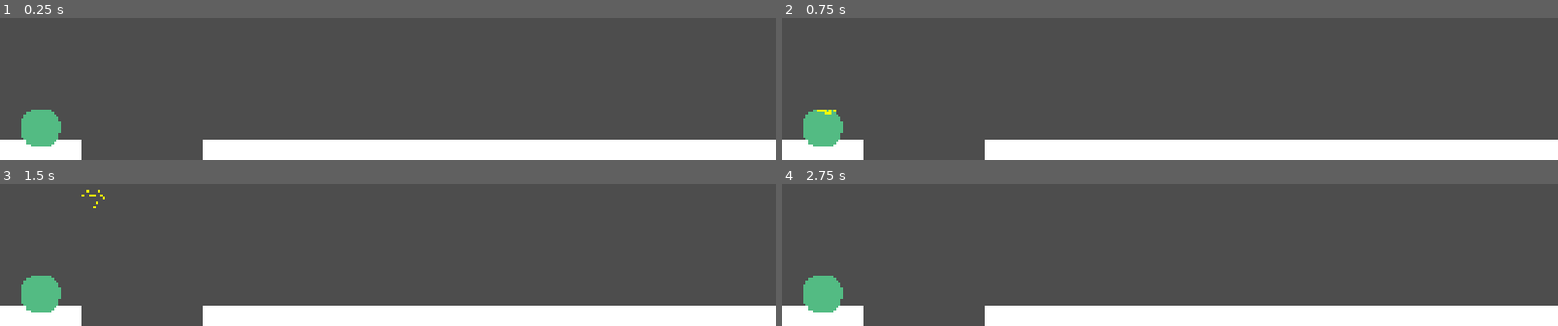
Above: before the commit, frames 1-4 (two rows, left to right).
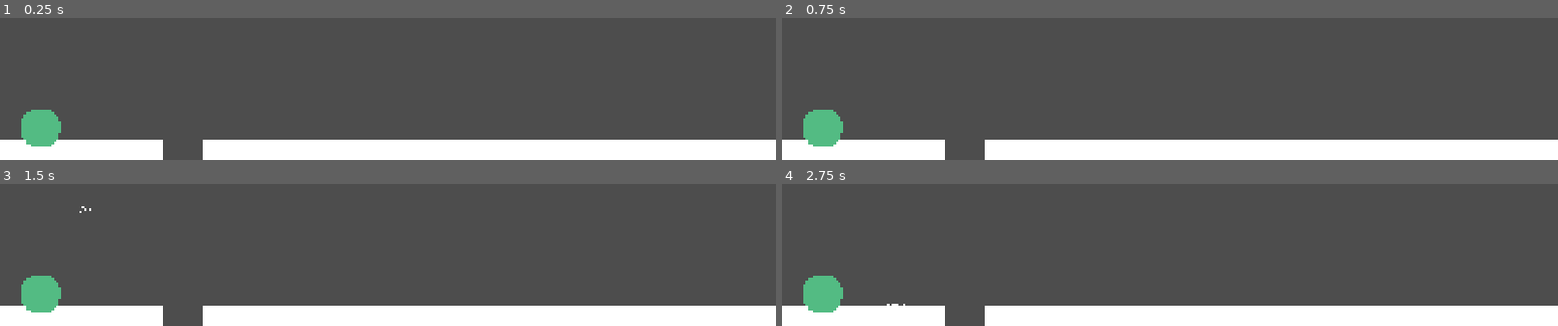
Above: after the commit, the same moments.

Repository: jt095/Particle-Miner
Game: Godot game, scene res://scenes/main.tscn
Same seed, same stepped clock (60 frames per second), same inputs: the game is played once before the commit and once after it.
Inputs (mouse positions are in pixels of both pictures, inside the frame that each line leads up to):
- Up to frame 1 (0.25 s): no input
- Up to frame 2 (0.75 s): tap Enter at 0.5 s; move the mouse to (820, 127) at 0.52 s; tap B at 0.6 s; click (820, 127) at 0.67 s
- Up to frame 3 (1.5 s): tap Space at 1.25 s; move the mouse to (outside the picture) at 1.27 s; tap B at 1.35 s; click (outside the picture) at 1.42 s
- Up to frame 4 (2.75 s): move the mouse to (outside the picture) at 2.02 s; tap B at 2.1 s; click (outside the picture) at 2.17 s

The runs differ from the first frame. In frame 1, 1.5% of the frame differs, in the area x 10-21%, y 85-100%; in frame 2, 1.5%; in frame 3, 1.6%, in the area x 10-21%, y 4-100%; in frame 4, 1.5%.

Commit message:
Switched to non-physics approach

Diff:
--- /dev/null
+++ b/global_vars.gd
@@ -0,0 +1,3 @@
+extends Node
+
+const grid_size = 4
--- a/pile.gd
+++ /dev/null
@@ -1,20 +0,0 @@
-extends RigidBody2D
-
-@export var particles: Array[RigidBody2D] = []
-#var
-
-func add_particle(particle: RigidBody2D):
-	# first particle in pile
-	if len(particles) == 0:
-		for child in get_children():
-			if child is Polygon2D:
-				$Polygon2D.polygon = child.polygon
-				$Polygon2D.color = child.polygon.color
-			if child is CollisionPolygon2D:
-				$CollisionPolygon2D.polygon = child.polygon
-
-	# add to pile
-	#else:
-
-
-	particles.append(particle)
--- a/project.godot
+++ b/project.godot
@@ -15,6 +15,10 @@
 config/features=PackedStringArray("4.4", "GL Compatibility")
 config/icon="res://icon.svg"
 
+[autoload]
+
+GlobalVars="*res://global_vars.gd"
+
 [display]
 
 window/size/viewport_width=1920
--- /dev/null
+++ b/scenes/block.tscn
@@ -0,0 +1,6 @@
+[gd_scene load_steps=2 format=3 uid="uid://b3pg5kq2vb0io"]
+
+[ext_resource type="Script" uid="uid://cxnvmap7wdk6f" path="res://scripts/block.gd" id="1_8r6n6"]
+
+[node name="Block" type="Node2D"]
+script = ExtResource("1_8r6n6")
--- /dev/null
+++ b/scenes/particle.tscn
@@ -0,0 +1,28 @@
+[gd_scene load_steps=3 format=3 uid="uid://q2kkougpqxb0"]
+
+[ext_resource type="Script" uid="uid://cudsajftuooqv" path="res://scripts/particle.gd" id="1_jw3tu"]
+
+[sub_resource type="RectangleShape2D" id="RectangleShape2D_jw3tu"]
+size = Vector2(4, 4)
+
+[node name="Particle" type="Node2D"]
+script = ExtResource("1_jw3tu")
+
+[node name="Polygon2D" type="Polygon2D" parent="."]
+position = Vector2(-2, -2)
+polygon = PackedVector2Array(0, 0, 4, 0, 4, 4, 0, 4)
+
+[node name="Area2D" type="Area2D" parent="."]
+
+[node name="CollisionShape2D" type="CollisionShape2D" parent="Area2D"]
+shape = SubResource("RectangleShape2D_jw3tu")
+
+[node name="Timer" type="Timer" parent="."]
+
+[node name="FallTimer" type="Timer" parent="."]
+
+[connection signal="area_entered" from="Area2D" to="." method="_on_area_2d_area_entered"]
+[connection signal="body_entered" from="Area2D" to="." method="_on_area_2d_body_entered"]
+[connection signal="body_exited" from="Area2D" to="." method="_on_area_2d_body_exited"]
+[connection signal="timeout" from="Timer" to="." method="_on_timer_timeout"]
+[connection signal="timeout" from="FallTimer" to="." method="_on_fall_timer_timeout"]
--- /dev/null
+++ b/scenes/pile.tscn
@@ -0,0 +1,10 @@
+[gd_scene load_steps=2 format=3 uid="uid://cxmpjfk6tytlp"]
+
+[ext_resource type="Script" uid="uid://6y815mqpe68b" path="res://scripts/pile.gd" id="1_k74nx"]
+
+[node name="Pile" type="RigidBody2D"]
+script = ExtResource("1_k74nx")
+
+[node name="CollisionPolygon2D" type="CollisionPolygon2D" parent="."]
+
+[node name="Polygon2D" type="Polygon2D" parent="."]
--- a/scenes/rock.tscn
+++ b/scenes/rock.tscn
@@ -1,6 +1,6 @@
 [gd_scene load_steps=3 format=3 uid="uid://c6rq1ro586n2x"]
 
-[ext_resource type="Script" uid="uid://0dvnk7q7btyl" path="res://scenes/rock.gd" id="1_1di36"]
+[ext_resource type="Script" uid="uid://0dvnk7q7btyl" path="res://scripts/rock.gd" id="1_1di36"]
 
 [sub_resource type="CircleShape2D" id="CircleShape2D_t8sxr"]
 radius = 50.0
--- a/scenes/sand.tscn
+++ b/scenes/sand.tscn
@@ -14,3 +14,5 @@
 [node name="Polygon2D" type="Polygon2D" parent="."]
 
 [node name="CollisionPolygon2D" type="CollisionPolygon2D" parent="."]
+
+[connection signal="body_entered" from="." to="." method="_on_body_entered"]
--- /dev/null
+++ b/scripts/block.gd
@@ -0,0 +1,11 @@
+extends Node2D
+# custom object to keep track of blocks when in a pile
+# Object and coordinates as properties
+var obj : RigidBody2D
+var x_pos : int
+var y_pos : int
+
+func _init(obj: Object, x_pos: int, y_pos: int):
+	self.obj = obj
+	self.x_pos = x_pos
+	self.y_pos = y_pos
--- a/scripts/conveyor_belt.gd
+++ b/scripts/conveyor_belt.gd
@@ -3,6 +3,7 @@
 @export var width: float = 1
 @export var height: float = 1
 @export var direction: int = 1
+@export var conveyor_speed: float = 2000
 var friction = 1.0
 
 func _ready():
@@ -12,7 +13,7 @@
 	$CollisionShape2D.shape = RectangleShape2D.new()
 	$CollisionShape2D.shape.extents = Vector2(width / 2, abs(height) / 2)  # Half-width and height extended from the middle
 	$CollisionShape2D.one_way_collision = true
-	$CollisionShape2D.one_way_collision_margin = 10 # 10px
+	$CollisionShape2D.one_way_collision_margin = 20 # 10px
 
 	# Create the color for the block
 	var points = [
--- a/scripts/draw_conveyor_belt.gd
+++ b/scripts/draw_conveyor_belt.gd
@@ -5,8 +5,9 @@
 var end_position = Vector2()
 var is_drawing = false  # Flag to track if we're currently drawing
 var block_preview: ColorRect = null  # A ColorRect to show the drawing preview
-var block_height = 15 # hard code the height
+var block_height = 16 # hard code the height
 var conveyor_belt_scene = preload("res://scenes/conveyor_belt.tscn")
+var grid_size = GlobalVars.grid_size
 
 func _ready():
 	# Initialize the block preview ColorRect
@@ -52,6 +53,6 @@
 	else:
 		block.direction = 1
 	# Set the position of the block
-	block.position = start_position + Vector2(sign(end_position.x - start_position.x)*block_width/2, abs(block_height) / 2)
+	block.position = snapped(start_position, Vector2(grid_size, grid_size)) + snapped(Vector2(sign(end_position.x - start_position.x)*block_width/2, abs(block_height) / 2), Vector2(grid_size, grid_size))
 	# Add the block to the scene
 	add_child(block)
--- a/scripts/main.gd
+++ b/scripts/main.gd
@@ -8,20 +8,25 @@
 var drawing_conveyor = false
 
 func _ready():
+	#var sand_scene = get_tree().root.get_node("sand_scene")
+	#sand_scene.connect("add_scene_to_main", _on_add_scene_to_main)
 	create_ground([
-		Vector2(0, 1030),
+		Vector2(0, 1028),
 		Vector2(0, 1080),
-		Vector2(200, 1080),
-		Vector2(200, 1030)
+		Vector2(400, 1080),
+		Vector2(400, 1028)
 	])
 
 	create_ground([
-		Vector2(500, 1030),
+		Vector2(500, 1028),
 		Vector2(500, 1080),
 		Vector2(1920, 1080),
-		Vector2(1920, 1030)
+		Vector2(1920, 1028)
 	])
 	create_rock()
+
+#func _on_add_scene_to_main():
+	#print("adding pile")
 
 func create_rock():
 	var rock = rock_scene.instantiate()
--- /dev/null
+++ b/scripts/particle.gd
@@ -0,0 +1,200 @@
+extends Node2D
+
+## Maximum speed at which the particle can fall.
+const TERMINAL_VELOCITY = 700
+
+
+var gravity_val: int = ProjectSettings.get("physics/2d/default_gravity")
+@export var size = 4 #px
+var grid_size = GlobalVars.grid_size
+var threshold_velocity = 0.1
+var spawn_direction: Vector2
+var launch_speed: float
+var spawned: bool = false
+var min_angle: float = -80.0
+var max_angle: float = -77.0
+var launch_speed_min: float = 40000.0
+var launch_speed_max: float = 41000.0
+
+var velocity = Vector2(0,0)
+
+var on_conveyor: bool = false
+var conveyor_direction: int = 0
+var conveyor_speed: float = 0
+var on_ground: bool = false
+var is_falling: bool = true
+var is_moving: bool = false
+var move_speed: float = 0
+
+var land_position: Vector2
+var has_landed: bool = false
+var viewport_rect: Rect2
+var tried_above: bool = false
+var flag_for_swap: bool = false
+
+func _ready():
+	viewport_rect = get_viewport_rect()
+	#var points = [
+			#Vector2(0, 0),
+			#Vector2(size, 0),
+			#Vector2(size, size),
+			#Vector2(0, size)
+		#]
+	#$Polygon2D.polygon = points
+	#$Polygon2D.color = Color("Yellow", .9)  # white
+	#var col = CollisionPolygon2D.new()
+	#col.polygon = points
+	$Area2D.add_to_group("Particle")
+	#$Area2D.add_child(col)
+	spawn_direction = generate_random_direction()
+	launch_speed = randf_range(launch_speed_min, launch_speed_max)
+	$Timer.wait_time = 0.1
+	$Timer.one_shot = true
+	$Timer.start()
+
+	$FallTimer.wait_time = 0.2
+	$FallTimer.start()
+
+func _physics_process(delta: float) -> void:
+	if not spawned:
+		launch(delta)
+
+	if is_falling:
+		# Ray cast to find stop position
+		var space_state = get_world_2d().direct_space_state
+		var collision_query = PhysicsRayQueryParameters2D.create(global_position, global_position + velocity)
+		collision_query.collide_with_areas = true
+		var collision_result = space_state.intersect_ray(collision_query)
+		if collision_result:
+			land_position = collision_result["position"]
+
+	if on_conveyor:
+		velocity.x = conveyor_speed * conveyor_direction * delta
+	if is_falling:
+		velocity.y = minf(TERMINAL_VELOCITY, velocity.y + gravity_val * delta)
+
+	if velocity.length() > 0:
+		is_moving = true
+	else:
+		# If the object stops moving, start the timer to check if it stays stopped
+		if is_moving:
+			is_moving = false
+			$Timer.start()
+
+
+	position += velocity * delta
+
+	if not viewport_rect.has_point(global_position):
+		queue_free()  # Delete this object if it's off-screen
+		print("deleted")
+
+func has_overlap():
+	print($Area2D.has_overlapping_areas() or $Area2D.has_overlapping_bodies())
+	return $Area2D.has_overlapping_areas() or $Area2D.has_overlapping_bodies()
+
+func launch(delta: float):
+	var launch_vel = spawn_direction * launch_speed * delta
+	velocity = spawn_direction * launch_speed * delta
+	spawned = true
+
+func generate_random_direction():
+	# Generate a random angle in the specified range (in radians)
+	var angle = deg_to_rad(randf_range(min_angle, max_angle))
+	# Calculate the direction vector from the random angle
+	var direction = Vector2(cos(angle), sin(angle))  # Direction vector
+	# Apply the force to the Body
+	return direction
+
+
+func snap(pos: Vector2):
+	pos.x = snappedf(pos.x, grid_size) - grid_size / 2
+	pos.y = snappedf(pos.y, grid_size) - grid_size / 2
+	global_position = pos
+	velocity = Vector2(0,0)
+
+func _on_area_2d_body_entered(body):
+	if body.is_in_group("Ground"):
+		snap(land_position)
+		is_falling = false
+		#on_ground = true
+
+	if body.is_in_group("Conveyor"):
+		snap(land_position)
+		is_falling = false
+		#on_ground = false
+		on_conveyor = true
+		conveyor_direction = body.direction
+		conveyor_speed = body.conveyor_speed
+
+func _on_area_2d_body_exited(body):
+	if body.is_in_group("Conveyor"):
+		print("off conveyor")
+		on_conveyor = false
+		on_ground = false
+		is_falling = true
+
+func _on_area_2d_area_entered(area):
+	if area.is_in_group("Particle"):
+		if on_conveyor or on_ground:
+			return
+		var particle = area.get_parent()
+		if particle.on_ground or particle.on_conveyor:
+			is_falling = false
+
+			if particle.on_ground:
+				snap(land_position)
+
+			if particle.on_conveyor:
+				snap(land_position)
+				conveyor_direction = particle.conveyor_direction
+				conveyor_speed = particle.conveyor_speed
+
+
+func _on_timer_timeout():
+	if velocity.length() == 0:
+		for b in $Area2D.get_overlapping_areas():
+			if b.global_position == global_position:
+				print("I shuold move, in same spot as: ", b)
+				var empty_spot = find_empty_spot()
+				if empty_spot != Vector2(0,0):
+					global_position = empty_spot
+				else:
+					print("No empty spots found")
+
+func _on_fall_timer_timeout():
+	if velocity.length() == 0 and not on_ground:
+		var below = Vector2(global_position.x, global_position.y + grid_size )
+		if not is_occupied(below):
+			print("nothing below me")
+			is_falling = true
+		else:
+			on_ground = true
+
+
+# Function to check if a position is occupied
+func is_occupied(position: Vector2) -> bool:
+	var space_state = get_world_2d().direct_space_state
+	var point_query = PhysicsPointQueryParameters2D.new()
+	point_query.collide_with_areas = true
+	point_query.position = position
+	var query = space_state.intersect_point(point_query)
+	if query.size() > 0:
+		#print(query)
+		pass
+	return query.size() > 0  # Returns true if there's a collision (i.e., position is occupied)
+
+# Function to search for an empty spot
+func find_empty_spot() -> Vector2:
+	var search_radius = 8
+	var start_position = global_position
+
+	for x in range(-search_radius, search_radius + 1, grid_size):
+		for y in range(-search_radius, search_radius + 1, grid_size):
+			#print(x,",", y)
+			var target_position = Vector2(start_position.x + x, start_position.y + y)
+			print(target_position)
+			# Check if the target position is free of collisions
+			if not is_occupied(target_position):
+				return target_position  # Return the first empty spot found
+
+	return Vector2(0,0)  # Return null if no empty spot was found
--- a/scripts/particle_spawner.gd
+++ b/scripts/particle_spawner.gd
@@ -3,8 +3,9 @@
 
 # Preload the grain scene (to save time)
 var sand_scene = preload("res://scenes/sand.tscn")
+var particle_scene = preload("res://scenes/particle.tscn")
 
-@export var max_num_grains: int = 100
+@export var max_num_grains: int = 10
 @export var direction: Vector2 = Vector2(1,1)
 var min_force_strength: float = 500.0  # The strength of the force
 var max_force_strength: float = 600.0  # The strength of the force
@@ -14,14 +15,15 @@
 func _ready():
 	# Create grains of sand with random velocities
 	for i in range(randi_range(1,max_num_grains)):
-		var grain = sand_scene.instantiate()  # Create a new grain instance
+		var grain = particle_scene.instantiate()  # Create a new grain instance
 		add_child(grain)  # Add the grain to the scene so it appears
-		grain.apply_force(generate_random_direction() * randf_range(min_force_strength, max_force_strength))
+		#grain.apply_force(generate_random_direction() * randf_range(min_force_strength, max_force_strength))
+
 
 func generate_random_direction():
 	# Generate a random angle in the specified range (in radians)
 	var angle = deg_to_rad(randf_range(min_angle, max_angle))
 	# Calculate the direction vector from the random angle
-	var direction = Vector2(cos(angle), sin(angle))  # Direction vector
+	direction = Vector2(cos(angle), sin(angle))  # Direction vector
 	# Apply the force to the Body
 	return direction
--- /dev/null
+++ b/scripts/pile.gd
@@ -0,0 +1,76 @@
+extends RigidBody2D
+var block_script = preload("res://scripts/block.gd")
+var blocks: Array[Node2D] = []
+#var
+
+func _ready():
+	add_to_group("Pile")
+
+
+func add_particle(particle: RigidBody2D, direction: Vector2):
+	var main_scene = particle.get_tree().root.get_node("Main")
+	var new_points: PackedVector2Array
+	# first particle in pile
+	if len(blocks) == 0:
+		for child in particle.get_children():
+			if child is Polygon2D:
+				$Polygon2D.polygon = child.polygon
+				$Polygon2D.color = Color("Blue")
+			if child is CollisionPolygon2D:
+				$CollisionPolygon2D.polygon = child.polygon
+
+		var block = block_script.new(particle, 0, 0)
+		blocks.append(block)
+		position = particle.global_position
+		particle.queue_free()
+
+	# add to pile
+	else:
+		for child in particle.get_children():
+			if child is Polygon2D:
+				new_points = child.polygon
+
+		# shift by direction
+		for p in new_points:
+			p *= direction
+
+		var block = block_script.new(particle, direction.x, direction.y)
+		blocks.append(block)
+		$Polygon2D.polygon += new_points
+		$CollisionPolygon2D.polygon += new_points
+		particle.queue_free()
+		print(blocks)
+
+	if not find_parent("Main"):
+		main_scene.add_child(self)
+
+#func _physics_process(_delta):
+	#for collider in get_colliding_bodies():
+		#if collider.is_in_group("Pile"):
+			#
+			#
+#func combine_with_pile(collider: RigidBody2D):
+#
+	#var direction_vector: Vector2
+#
+	## attach to the right
+	#if position.x > collider.position.x:
+		#direction_vector = Vector2(sand_size, 1)
+		#
+		##shape[0] = shape[0] + Vector2(-2, 0)
+		##shape[1] = shape[1] + Vector2(-2, 0)
+		#
+	## attach to left
+	#elif position.x < collider.position.x:
+		#direction_vector = Vector2(-2, 1)
+		##shape[2] = shape[2] + Vector2(2, 0)
+		##shape[3] = shape[3] + Vector2(2, 0)
+		#
+	## attach above
+	#elif position.y < collider.position.y:
+		#direction_vector = Vector2(1, -2)
+		##shape[0] = shape[0] + Vector2(0, -2)
+		##shape[3] = shape[3] + Vector2(0, -2)
+		#
+	#collider.add_particle(self, direction_vector)
+	#
--- a/scenes/rock.gd
+++ b/scripts/rock.gd
@@ -6,7 +6,7 @@
 	z_index = 10
 
 # This function is called when any input event happens on the Area2D
-func _input_event(viewport, event, shape_idx):
+func _input_event(_viewport, event, _shape_idx):
 	if event is InputEventMouseButton and event.button_index == MOUSE_BUTTON_LEFT and event.pressed:
 		var particle_system_scene_instance = particle_system_scene.instantiate()
 		particle_system_scene_instance.z_index = 0
--- a/scripts/sand.gd
+++ b/scripts/sand.gd
@@ -3,54 +3,47 @@
 var sand_size = 4 #area in pixels
 var on_conveyor = false
 var on_ground = false
-var move_force = 50
+var conveyor_speed = 50
 var conveyor_direction: int = 1 # direction dictated by conveyor
 var viewport_rect: Rect2
 var snapped = false
+var velocity_threshold = 10
+var pile_scene = preload("res://scenes/pile.tscn")
+var sand_scene = preload("res://scenes/sand.tscn")
+var is_pile_root = true
+var centroid
+
+signal add_scene_to_main
 
 func _ready():
 	# Create the ground (visual representation)
 	# Get the current camera (if there is one in the scene)
 	viewport_rect = get_viewport_rect()
-	self.add_to_group("Sand")
-	self.gravity_scale = 1
-	self.physics_material_override.friction = .75
-	self.physics_material_override.bounce = 0
-	self.lock_rotation = false
-	self.mass = 0.01
-	self.contact_monitor = true
-	self.max_contacts_reported = 4
-
-	#var pin_positions = [
-		#Vector2(-(sand_size/2), 0),
-		#Vector2(0, -(sand_size/2)),
-		#Vector2((sand_size/2), 0),
-		#Vector2(0, (sand_size/2))
-	#]
-
-	#var pin = PinJoint2D.new()
-	#add_child(pin)
-	#pin.position = pin_positions[i]
-	#pin.node_a = self.get_path()
-
-
-	#for i in range(0,1):
-		#var pin = PinJoint2D.new()
-		#add_child(pin)
-		#pin.position = pin_positions[i]
-		#pin.node_a = self.get_path()
+	add_to_group("Sand")
+	gravity_scale = 1
+	physics_material_override.friction = 1
+	physics_material_override.absorbent = true
+	physics_material_override.rough = true
+	physics_material_override.bounce = 0
+	lock_rotation = false
+	mass = 0.01
+	contact_monitor = true
+	max_contacts_reported = 4
+	angular_damp = 5
 
 
 	var points = [
-		Vector2(-(sand_size/2), -(sand_size/2)),
-		Vector2(-(sand_size/2), (sand_size/2)),
-		Vector2(sand_size/2, sand_size/2),
-		Vector2(sand_size/2, -(sand_size/2))
+		Vector2(0,0),
+		Vector2(sand_size, 0),
+		Vector2(sand_size, sand_size),
+		Vector2(0, sand_size)
 	]
 	$Polygon2D.polygon = points
 	$Polygon2D.color = Color("YELLOW", .9)  # white
 	$CollisionPolygon2D.polygon = points
 	# Create the collision shape
+	#$CollisionShape2D.shape = RectangleShape2D.new()
+	#$CollisionShape2D.shape.extents = Vector2(sand_size/2, sand_size/2)
 
 func _physics_process(_delta) -> void:
 	# This method is called every physics frame to apply custom physics forces
@@ -58,54 +51,195 @@
 	if not viewport_rect.has_point(global_position):
 		queue_free()  # Delete this object if it's off-screen
 
-	for collider in get_colliding_bodies():
-		if collider.is_in_group("Conveyor"):
+	if on_conveyor:
+		linear_velocity.x = conveyor_speed * conveyor_direction
+
+	#if linear_velocity.x < velocity_threshold and linear_velocity.y < velocity_threshold:
+		#call_deferred("snap_to_grid")
+#
+	if linear_velocity.y >= velocity_threshold:
+		on_conveyor = false
+		on_ground = false
+		call_deferred("unsnap")
+
+func _on_body_entered(body):
+	var new_points: PackedVector2Array
+	if body.is_in_group("Sand"):
+		if not is_pile_root:
+			return
+		if (on_ground or on_conveyor) or (body.on_ground or body.on_conveyor):
+			for child in body.get_children():
+				if child is Polygon2D:
+					if len(child.polygon) > len($Polygon2D.polygon):
+						new_points = create_new_points(child, $Polygon2D)
+					else:
+						new_points = create_new_points($Polygon2D, child)
+
+
+			print("Creating new sand")
+			queue_free()
+			body.queue_free()
+			var pos = round_to_grid(global_position)
+			call_deferred("create_new_sand", new_points,pos)
+
+
+		if body.on_conveyor:
 			on_conveyor = true
-			call_deferred("snap_to_grid", collider)
-			apply_push_force(collider.direction) # Apply force when touching StaticBody2D
-			conveyor_direction = collider.direction
-		elif collider.is_in_group("Sand") and collider.on_conveyor and linear_velocity.y <= 0.1:
-			on_conveyor = true
-			call_deferred("snap_to_grid", collider)
-			apply_push_force(collider.conveyor_direction)
-		elif collider.is_in_group("Sand") and collider.on_ground and linear_velocity.y <= 0.1:
+			conveyor_direction = body.conveyor_direction
+			call_deferred("snap_to_grid")
+
+		if body.on_ground:
+			on_conveyor = false
 			on_ground = true
-			on_conveyor = false
-			call_deferred("snap_to_grid", collider)
-		elif collider.is_in_group("Ground"):
-			on_ground = true
-			on_conveyor = false
-			call_deferred("snap_to_grid", collider)
-			constant_force = Vector2(0, 0)
-		# moving again
-		elif linear_velocity.y >= 3:
-			on_ground = false
-			on_conveyor = false
-			call_deferred("unsnap")
-
-func apply_push_force(direction: int):
-	# Apply a linear velocity
-	linear_velocity = Vector2(direction * move_force, linear_velocity.y)
-
-func snap_to_grid(collider: Node2D):
+			call_deferred("snap_to_grid")
+
+	if body.is_in_group("Conveyor"):
+		on_conveyor = true
+		call_deferred("snap_to_grid")
+		conveyor_direction = body.direction
+
+	elif body.is_in_group("Ground"):
+		on_conveyor = false
+		on_ground = true
+		call_deferred("snap_to_grid")
+
+
+#func apply_push_force(direction: int):
+	## Apply a linear velocity
+	#linear_velocity = Vector2(direction * move_force, linear_velocity.y)
+
+func snap_to_grid():
 	if not snapped:
-		var pos = global_position
-		pos.x = round(pos.x / sand_size) * sand_size
-		pos.y = round(pos.y / sand_size) * sand_size
-		global_position = pos
 		rotation = 0
 		lock_rotation = true
 		snapped = true
 
-func snap_together(collider: RigidBody2D):
-	var pin_joint = PinJoint2D.new()
-	add_child(pin_joint)
-	pin_joint.node_a = self.get_path()
-	pin_joint.node_b = collider.get_path()
 
 func unsnap():
-	for child in get_children():
-		if child is PinJoint2D:
-			child.queue_free()
 	lock_rotation = false
 	snapped = false
+
+func start_pile():
+	var pile = pile_scene.instantiate()
+	pile.add_particle(self, Vector2(0,0))
+
+func round_to_grid(pos: Vector2):
+	var x = round(pos.x / sand_size) * sand_size
+	var y = round(pos.y / sand_size) * sand_size
+	var new = Vector2(x, y)
+	return Vector2(x, y)
+
+func add_unique_vector(u: Dictionary, v: Vector2):
+	if not u.has(v):
+		u[v] = true
+
+
+func create_new_points(base_polygon: Polygon2D, collider_polygon: Polygon2D):
+	var this_rounded_pos = round_to_grid(base_polygon.global_position)
+	var that_rounded_pos = round_to_grid(collider_polygon.global_position)
+	print("this:", this_rounded_pos)
+	print("that:", that_rounded_pos)
+	var diff = this_rounded_pos - that_rounded_pos
+	print("Diff:", diff)
+
+	# attach left
+	if diff.x < 0:
+		diff = Vector2(-4, 0)
+	# attach right
+	elif diff.x > 0:
+		diff = Vector2(4, 0)
+	# attach on top
+	elif diff.y < 0:
+		diff = Vector2(0, -4)
+
+	# attach below
+	elif diff.y > 0:
+		diff = Vector2(0, 4)
+	# other case
+	else:
+		diff = Vector2(-4, 0)
+
+	var new_points = []
+
+	for point in collider_polygon.polygon:
+		point.x += diff.x
+		point.y += diff.y
+		new_points.append(point)
+	print("these points", base_polygon.polygon)
+	print("new_points", new_points)
+	var merged_points = Geometry2D.merge_polygons(base_polygon.polygon, new_points)
+	print("merged_points", merged_points)
+
+	return(merged_points[0])
+
+
+func combine_with_pile(collider: RigidBody2D):
+
+	var direction_vector: Vector2
+
+	# attach to the right
+	if position.x > collider.position.x:
+		direction_vector = Vector2(sand_size, 1)
+
+		#shape[0] = shape[0] + Vector2(-2, 0)
+		#shape[1] = shape[1] + Vector2(-2, 0)
+
+	# attach to left
+	elif position.x < collider.position.x:
+		direction_vector = Vector2(-sand_size, 1)
+		#shape[2] = shape[2] + Vector2(2, 0)
+		#shape[3] = shape[3] + Vector2(2, 0)
+
+	# attach above
+	elif position.y > collider.position.y:
+		direction_vector = Vector2(1, -sand_size)
+		#shape[0] = shape[0] + Vector2(0, -2)
+		#shape[3] = shape[3] + Vector2(0, -2)
+
+	collider.add_particle(self, direction_vector)
+
+
+
+
+
+
+
+# Reorders points in counter-clockwise direction using the centroid
+func reorder_points(points: Array) -> Array:
+	# Calculate the centroid (center of mass) of the polygon
+	centroid = Vector2.ZERO
+	for point in points:
+		centroid += point
+	centroid /= points.size()
+	# Sort points based on their angle relative to the centroid
+	points.sort_custom(_sort_by_angle_with_centroid)
+	return points
+
+# Custom sort function to sort points based on angle
+func _sort_by_angle_with_centroid(a: Vector2, b: Vector2) -> int:
+	var angle_a = (a - centroid).angle()
+	var angle_b = (b - centroid).angle()
+	if angle_a < angle_b:
+		return -1
+	elif angle_a > angle_b:
+		return 1
+	return 0
+
+
+
+func create_new_sand(new_points: PackedVector2Array, position: Vector2):
+	var main_scene = get_tree().root.get_node("Main")
+	var new_sand = sand_scene.instantiate()
+	var poly = Polygon2D.new()
+	var col = CollisionPolygon2D.new()
+	poly.polygon = new_points
+	poly.color = Color("Red")
+	col.polygon = new_points
+	print(new_points)
+	new_sand.add_child(poly)
+	new_sand.add_child(col)
+	new_sand.set_global_position(position)
+	main_scene.add_child(new_sand)
+
+
+	#body.queue_free()
Not shown, added: global_vars.gd.uid
Not shown, added: scripts/block.gd.uid
Not shown, added: scripts/particle.gd.uid
Renamed: pile.gd.uid -> scripts/pile.gd.uid
Renamed: scenes/rock.gd.uid -> scripts/rock.gd.uid
